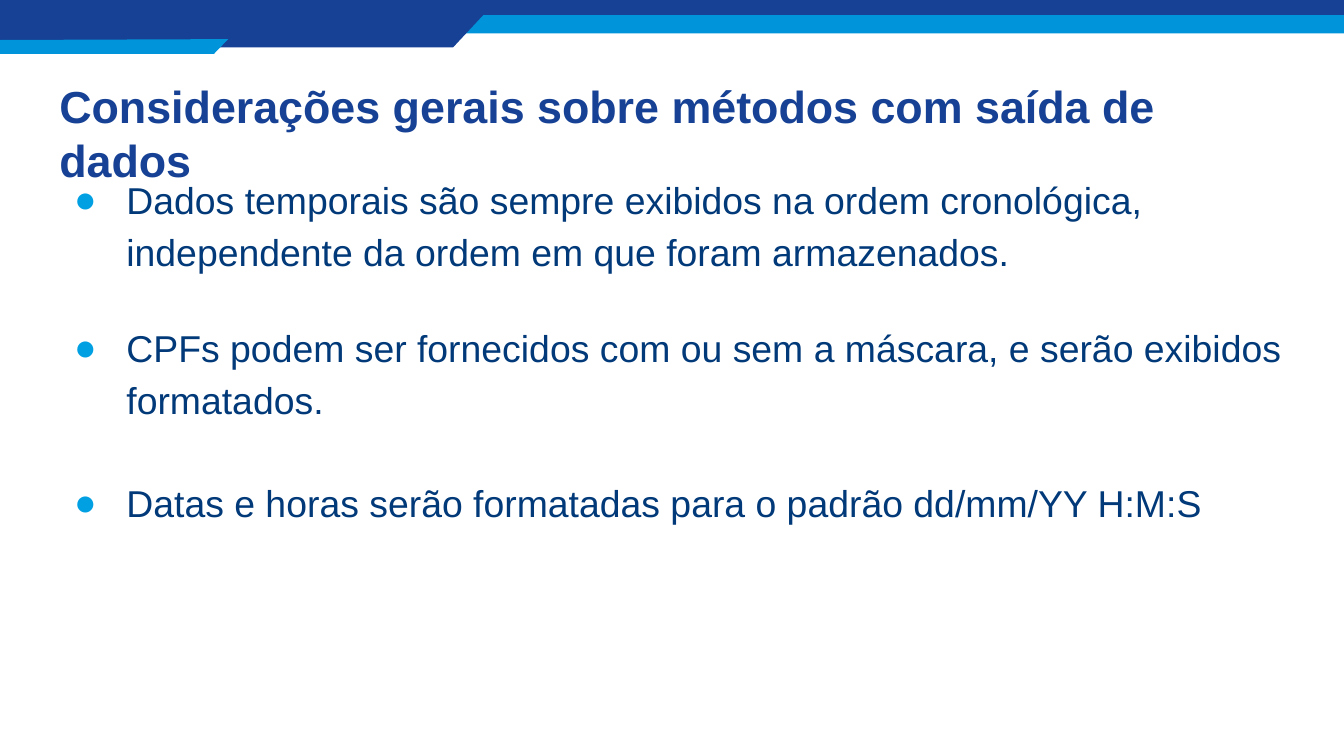
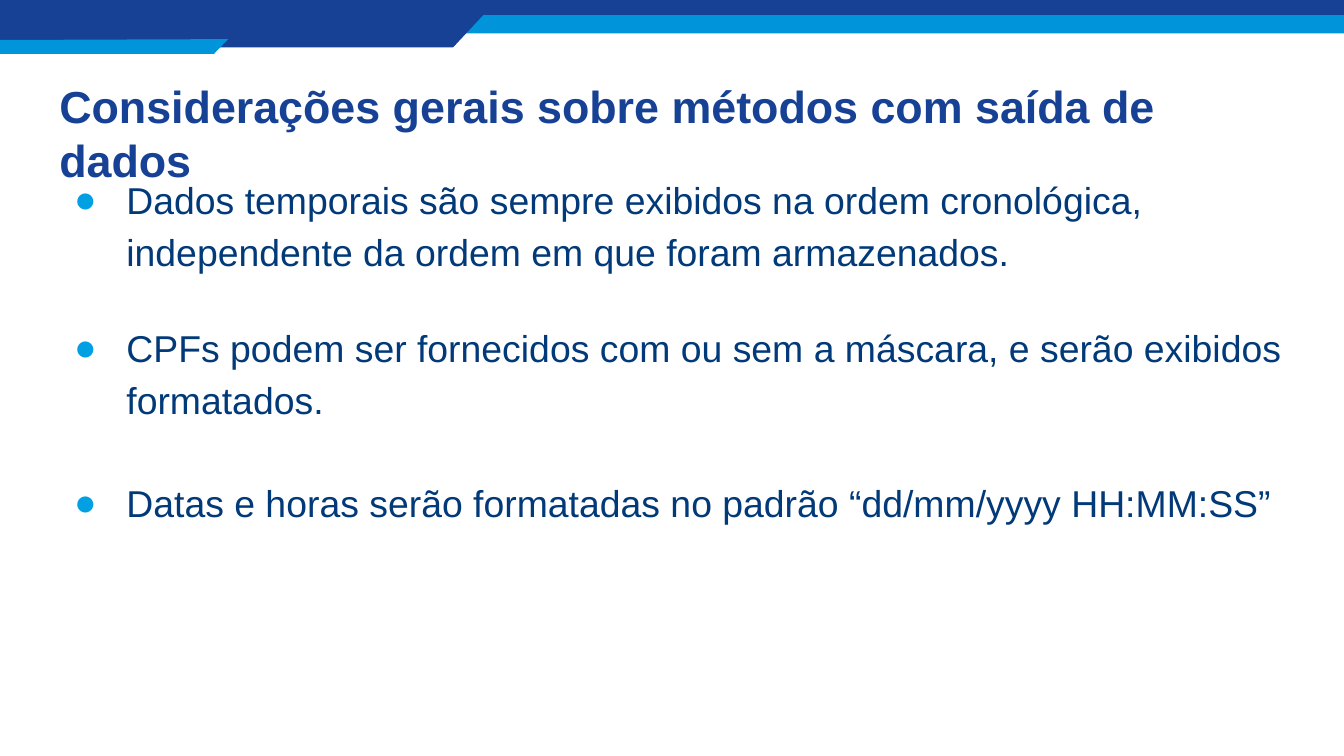
Before and after one commit to CMPdeS/CNL, a slide deck: slide 18 of PPGTI1007-DSL - Trabalho Final - CNL.pptx. Drawn at 1344x756 pixels with LibreOffice and Linux fonts; fonts in the diff are those of the drawing. Boxes give left, top, right and bottom in pixels: in the first picture for what was removed or moved away, otherwise in the second. Text is boxed around its words. In the diff, an @@ line names an element or a change of style, - is before the commit and + after.

```diff
--- a/PPGTI1007-DSL - Trabalho Final - CNL.pptx
+++ b/PPGTI1007-DSL - Trabalho Final - CNL.pptx
@@ text at (x1=126, y1=490, x2=1270, y2=524): text changed @@
-● Datas e horas serão formatadas para o padrão dd/mm/YY H:M:S
+● Datas e horas serão formatadas no padrão “dd/mm/yyyy HH:MM:SS”
```
Also in this commit, not shown: 5 other slides changed, 2 other files.
